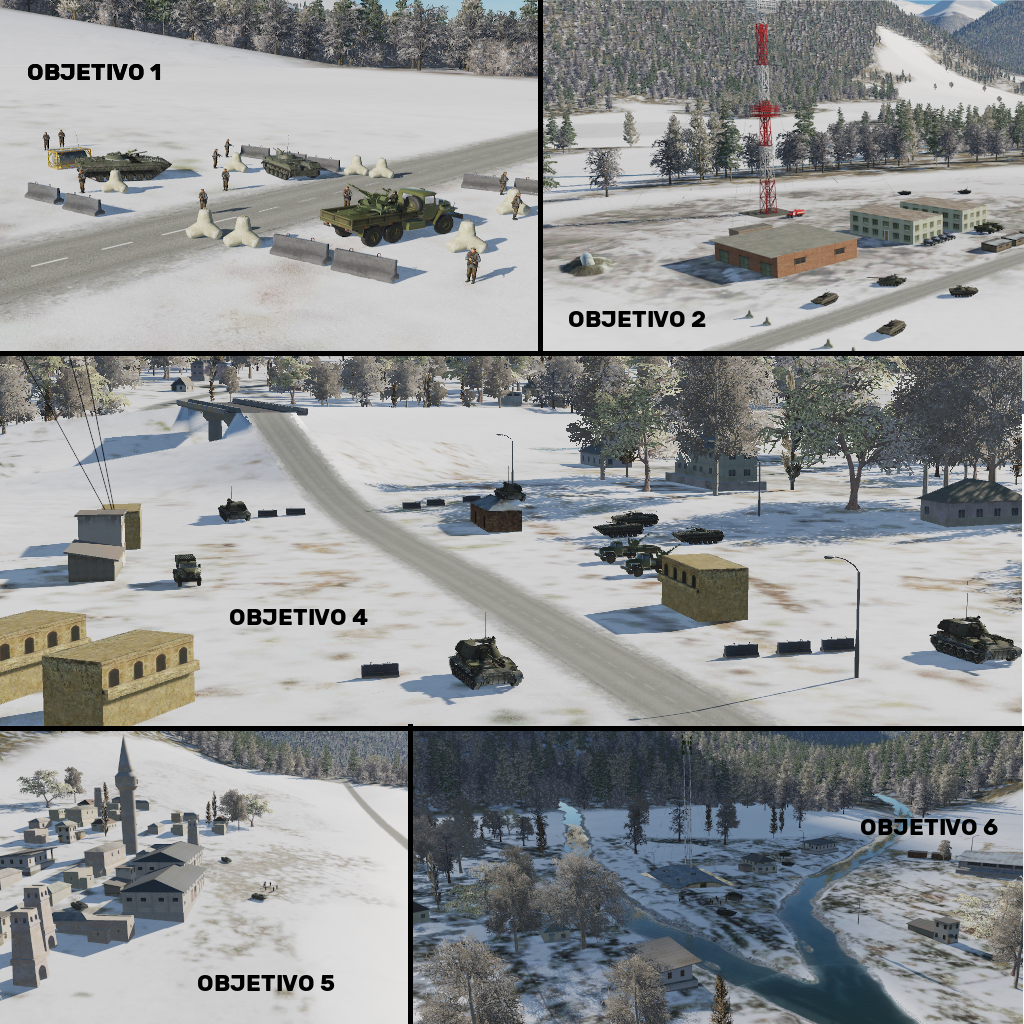
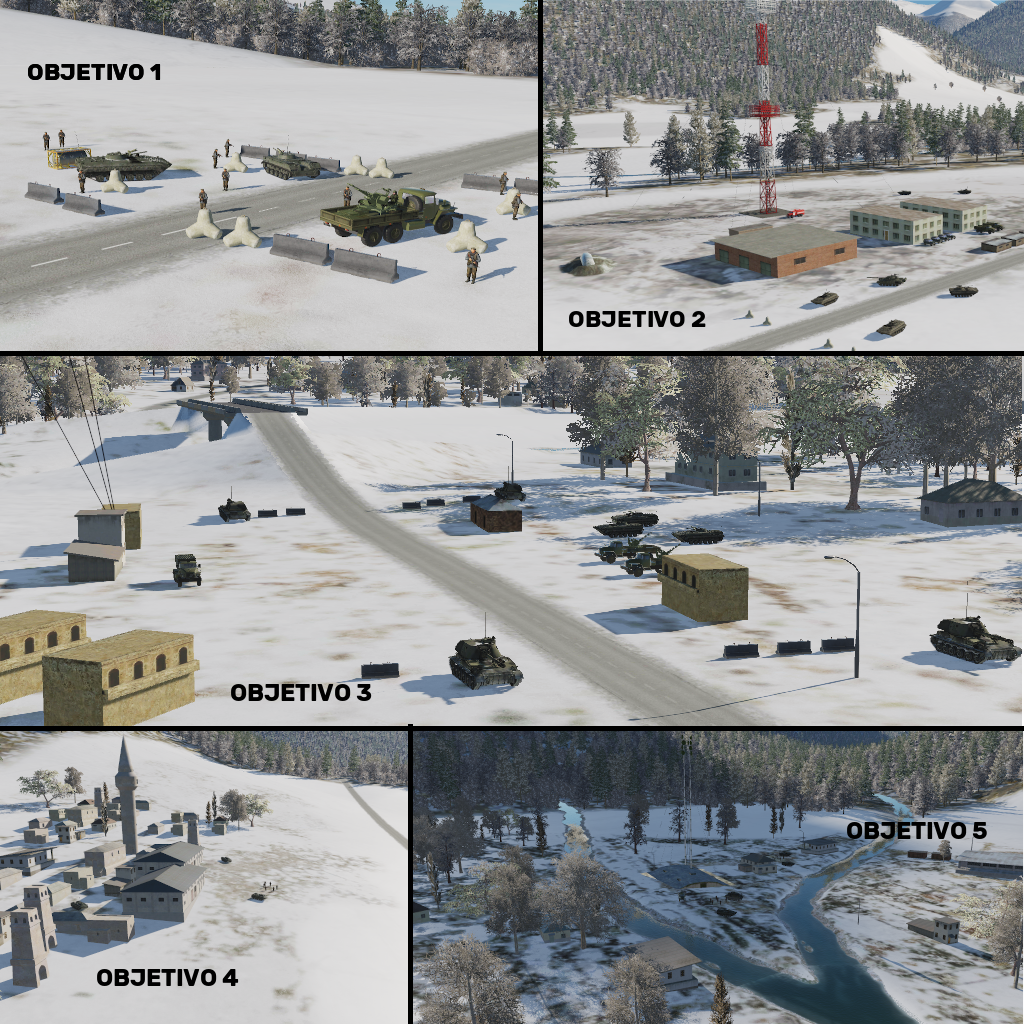
Comparing the layer stacks of the two 1024x1024 images. Changes:
removed layer "OBJETIVO 6" over (861, 819, 998, 835)
painted on "OBJETIVO 5" over (198, 822, 987, 991)
added layer "OBJETIVO 3" above "OBJETIVO 4" over (231, 684, 372, 701)
painted on "OBJETIVO 4" over (97, 609, 368, 986)
